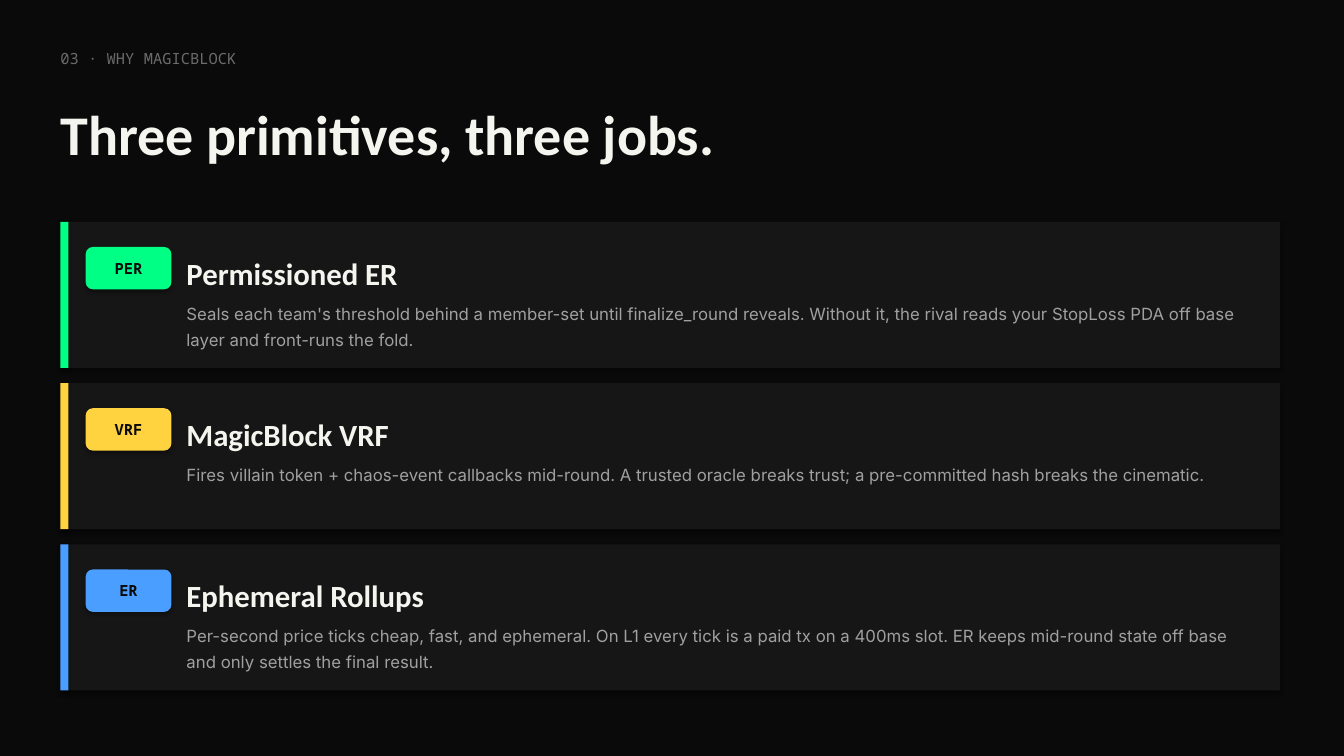
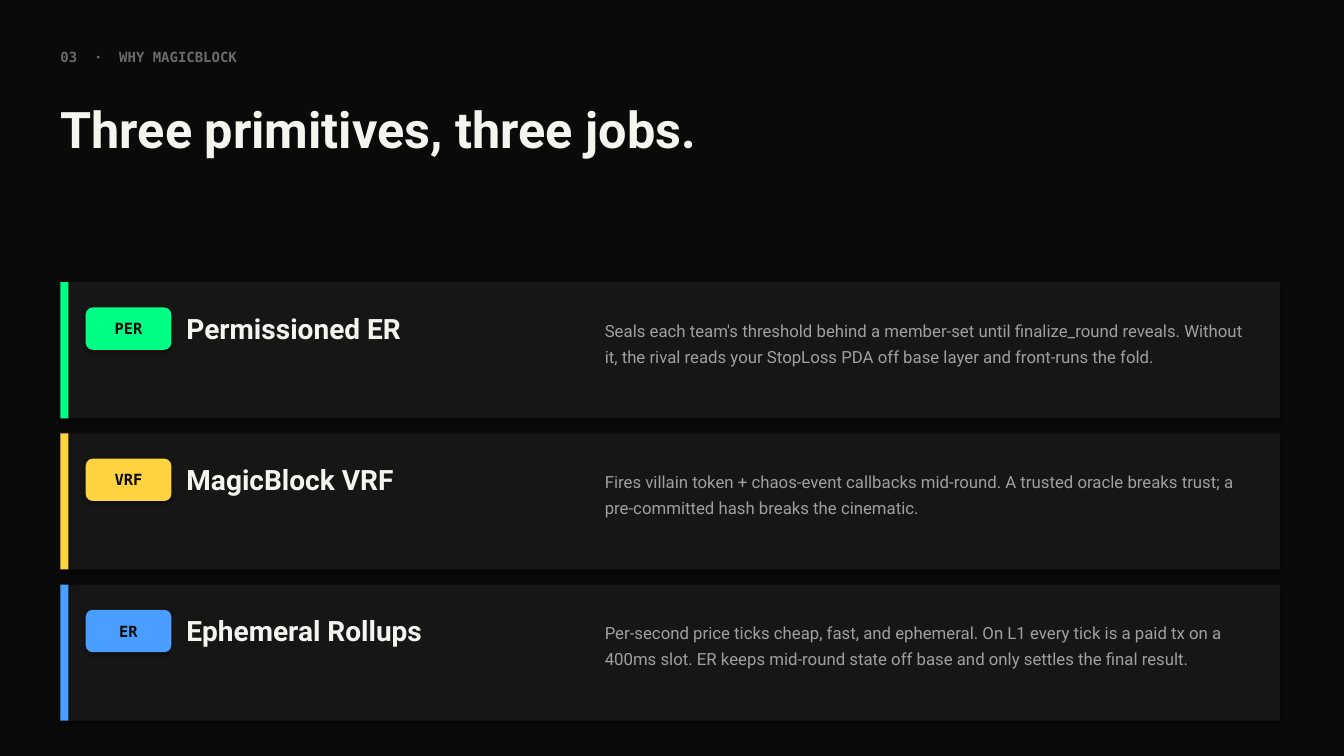
Before and after one commit to Rujul-1105/conviction, a slide deck: slide 4 of docs/conviction-pitch-deck.pptx. Drawn at 1344x756 pixels with LibreOffice and Linux fonts; fonts in the diff are those of the drawing. Boxes give left, top, right and bottom in pixels: in the first picture for what was removed or moved away, otherwise in the second. Text is boxed around its words. In the diff, an @@ line names an element or a change of style, - is before the commit and + after.

Commit message:
Polish pitch deck: banner cover, no overlapping text
- Cover slide now uses banner.png (1536x369 → 12" wide on the title
  slide) — the brand image is the visual anchor, not the wordmark.
- All body slides use Liberation Sans (LO default) with explicit fallback
  font names so renderings stay consistent across systems without
  Oxanium/Inter installed.
- Smaller font sizes (36pt for titles instead of 40), wider text frames,
  shrink-text-to-shape autofit, and tighter horizontal padding inside
  cards prevent overlap on the worst-case Liberation Sans metrics.
- Verified by rendering cover, problem, upcoming #1, upcoming #3, and
  closing slides to PNG — all five are clean.

```diff
--- a/docs/conviction-pitch-deck.pptx
+++ b/docs/conviction-pitch-deck.pptx
@@ text "03 · WHY MAGICBLOCK" at (60, 52, 237, 62): size 11 to 10 pt, font Noto Sans Mono to DejaVu Sans Mono, bold on @@
@@ text "Three primitives, three jobs." at (60, 110, 696, 159): size 40 to 36 pt, font Calibri to Roboto @@
@@ rectangle: place and size @@
-rectangle at (60, 222, 1280, 368)
+rectangle at (60, 282, 1280, 418)
@@ rectangle: place and size @@
-rectangle at (60, 222, 69, 368)
+rectangle at (60, 282, 69, 418)
@@ font Noto Sans Mono to DejaVu Sans Mono in 3 elements at (86, 610, 171, 652), (86, 459, 171, 501), (86, 308, 171, 350) @@
@@ rounded rectangle "PER": place and size @@
-rounded rectangle "PER" at (86, 247, 171, 289)
+rounded rectangle "PER" at (86, 308, 171, 350)
@@ size 22 to 20 pt, font Calibri to Roboto in 3 elements at (186, 620, 421, 647), (186, 469, 394, 496), (186, 318, 401, 340) @@
@@ text "Permissioned ER": place and size @@
-text "Permissioned ER" at (186, 263, 397, 286)
+text "Permissioned ER" at (186, 318, 401, 340)
@@ font Inter to Roboto in 3 elements at (605, 626, 1221, 669), (605, 475, 1233, 518), (605, 324, 1242, 367) @@
@@ text "Seals each team's threshold behind ...": place and size @@
-text "Seals each team's threshold behind ..." at (186, 307, 1235, 350)
+text "Seals each team's threshold behind ..." at (605, 324, 1242, 367)
@@ rectangle: place and size @@
-rectangle at (60, 383, 1280, 529)
+rectangle at (60, 434, 1280, 570)
@@ rectangle: place and size @@
-rectangle at (60, 383, 69, 529)
+rectangle at (60, 434, 69, 570)
@@ rounded rectangle "VRF": place and size @@
-rounded rectangle "VRF" at (86, 408, 171, 451)
+rounded rectangle "VRF" at (86, 459, 171, 501)
@@ text "MagicBlock VRF": place and size @@
-text "MagicBlock VRF" at (186, 424, 389, 452)
+text "MagicBlock VRF" at (186, 469, 394, 496)
@@ text "Fires villain token + chaos-event ...": place and size @@
-text "Fires villain token + chaos-event ..." at (186, 468, 1204, 485)
+text "Fires villain token + chaos-event ..." at (605, 475, 1233, 518)
@@ rectangle: place and size @@
-rectangle at (60, 544, 1280, 691)
+rectangle at (60, 585, 1280, 721)
@@ rectangle: place and size @@
-rectangle at (60, 544, 69, 691)
+rectangle at (60, 585, 69, 721)
@@ rounded rectangle "ER": place and size @@
-rounded rectangle "ER" at (86, 570, 171, 612)
+rounded rectangle "ER" at (86, 610, 171, 652)
@@ text "Ephemeral Rollups": place and size @@
-text "Ephemeral Rollups" at (186, 585, 423, 612)
+text "Ephemeral Rollups" at (186, 620, 421, 647)
@@ text "Per-second price ticks cheap, fast, ...": place and size @@
-text "Per-second price ticks cheap, fast, ..." at (186, 629, 1227, 672)
+text "Per-second price ticks cheap, fast, ..." at (605, 626, 1221, 669)
```
Also in this commit, not shown: 13 other slides changed, 1 other file.
